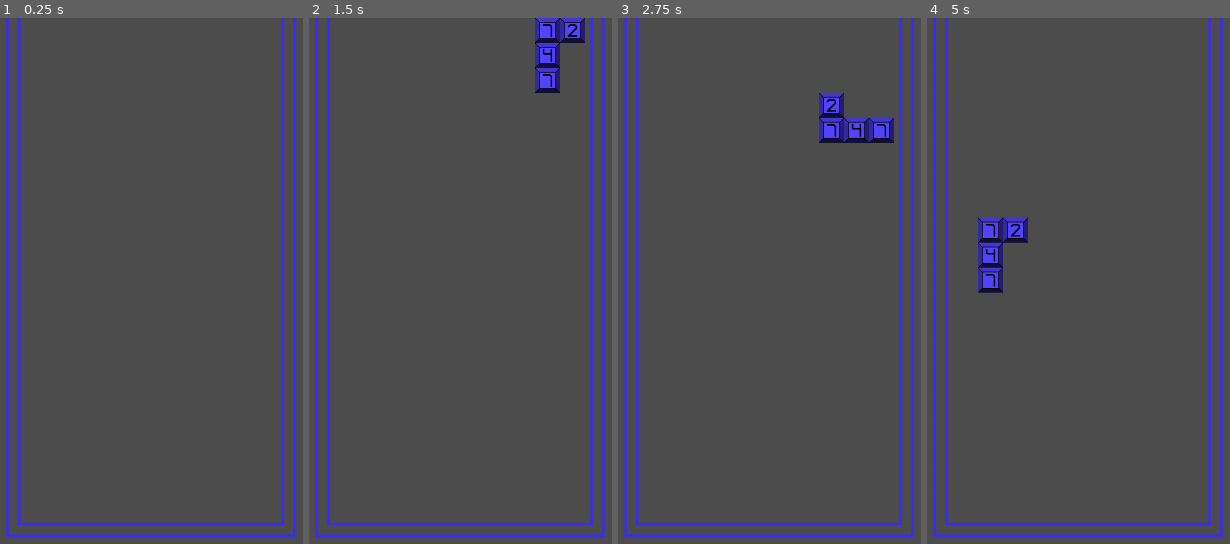
Above: before the commit, frames 1-4 (left to right).
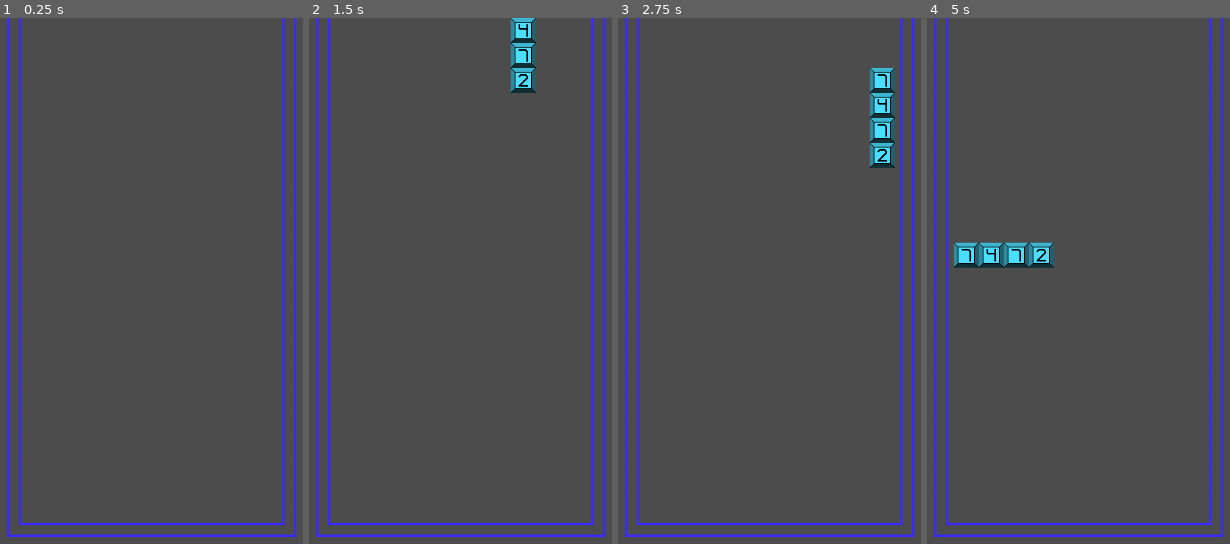
Above: after the commit, the same moments.

Repository: ImUrX/methris
Game: Godot game, scene res://Node2D.tscn
The game is run twice, just before and just after one commit, with the same random seed, the same clock (stepped at 60 frames per second) and the same inputs. The project has no main scene, so this scene is started directly.
Inputs:
- Up to frame 1 (0.25 s): no input
- Up to frame 2 (1.5 s): tap Enter at 0.5 s; hold Right (right) 0.53-1.28 s; tap Space (flip) at 0.6, 1.35 s; hold Down (down) from 1.28 s (still down)
- Up to frame 3 (2.75 s): release Down (down) at 2.03 s; hold Right (right) from 2.03 s (still down); tap Space (flip) at 2.1 s
- Up to frame 4 (5 s): tap Space (flip) at 2.75, 2.85, 3.6, 4.35 s; release Right (right) at 3.53 s; hold A (left) from 3.53 s (still down)

The runs differ from the first frame. In frame 1, 4.5% of the frame differs, in the area x 1-99%, y 0-99%; in frame 2, 7.2%; in frame 3, 7.2%; in frame 4, 7.3%.

Commit message:
fix line bug

Diff:
--- a/Node2D.tscn
+++ b/Node2D.tscn
@@ -71,7 +71,7 @@
 4/name = "Alert00.png 4"
 4/texture = ExtResource( 5 )
 4/tex_offset = Vector2( 0, 0 )
-4/modulate = Color( 1, 0.321569, 0.321569, 1 )
+4/modulate = Color( 1, 0.203125, 0.203125, 1 )
 4/region = Rect2( 0, 0, 32, 32 )
 4/tile_mode = 0
 4/occluder_offset = Vector2( 0, 0 )
@@ -85,7 +85,7 @@
 5/name = "Alert00.png 5"
 5/texture = ExtResource( 5 )
 5/tex_offset = Vector2( 0, 0 )
-5/modulate = Color( 0.235294, 0.854902, 1, 1 )
+5/modulate = Color( 0.300781, 0.871572, 1, 1 )
 5/region = Rect2( 0, 0, 32, 32 )
 5/tile_mode = 0
 5/occluder_offset = Vector2( 0, 0 )
@@ -328,6 +328,7 @@
 [node name="Node2D" type="Node2D"]
 
 [node name="TileMap" type="TileMap" parent="."]
+position = Vector2( 1, 0 )
 tile_set = SubResource( 1 )
 cell_size = Vector2( 32, 32 )
 format = 1
--- a/TileMap.gd
+++ b/TileMap.gd
@@ -2,7 +2,7 @@
 
 const xMax = [10,20]
 const yMax = [0,20]
-var blocks = [load("res://blocks/L.gd"), load("res://blocks/Square.gd"), load("res://blocks/Threeway.gd"), load("res://blocks/Stick.gd"), load("res://blocks/J.gd"), load("res://blocks/S.gd"), load("res://blocks/Z.gd")]
+var blocks = [load("res://blocks/Stick.gd")]
 
 # Declare member variables here. Examples:
 var time = 0
@@ -60,9 +60,10 @@
 	instance.graph(self, 0)
 	if(try):
 		var success = false
-		for i in range(-1, instance.size):
+		for i in range(1, instance.size + 1):
 			var y = instance.y - i
 			if(not fullLine(y)): continue
+			instance.y += 1
 			success = true
 			emit_signal("fullLineDone", y)
 			var ran = range(yMax[0], y)
